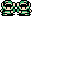
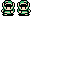
Layers edited between the first and the second (64, 64) image:
painted on "Layer 4" over [16, 1, 32, 16]
painted on "Layer 3" over [0, 1, 16, 16]
